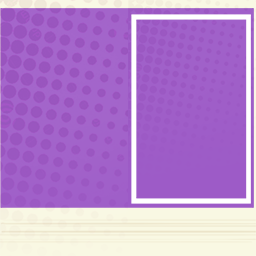
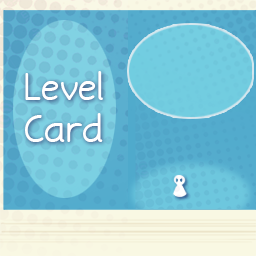
Comparing the layer stacks of the two w=256, h=256 images. Changes:
added layer "Level Card" above "Trivial" over left=25, top=71, right=103, bottom=142
added layer "point face devant copie" above "point face devant" over left=0, top=0, right=256, bottom=162
moved "point face devant" above "point face derrriere copie", painted on it over left=128, top=0, right=256, bottom=209
added layer "point face derrriere copie" above "bulle quete" over left=0, top=0, right=128, bottom=210
renamed "contour face devant" to "bulle quete", painted on it over left=129, top=14, right=252, bottom=204
removed layer "point face derrriere" over left=0, top=0, right=128, bottom=210
added layer "pion" above "degradé" over left=171, top=174, right=188, bottom=198
added layer "degradé" above "Calque 4" over left=124, top=155, right=256, bottom=209
added layer "Calque 4" above "bleu copie" over left=13, top=20, right=116, bottom=198
showed "bleu", painted on it over left=0, top=8, right=256, bottom=210
hid "violette" over left=0, top=8, right=254, bottom=208
